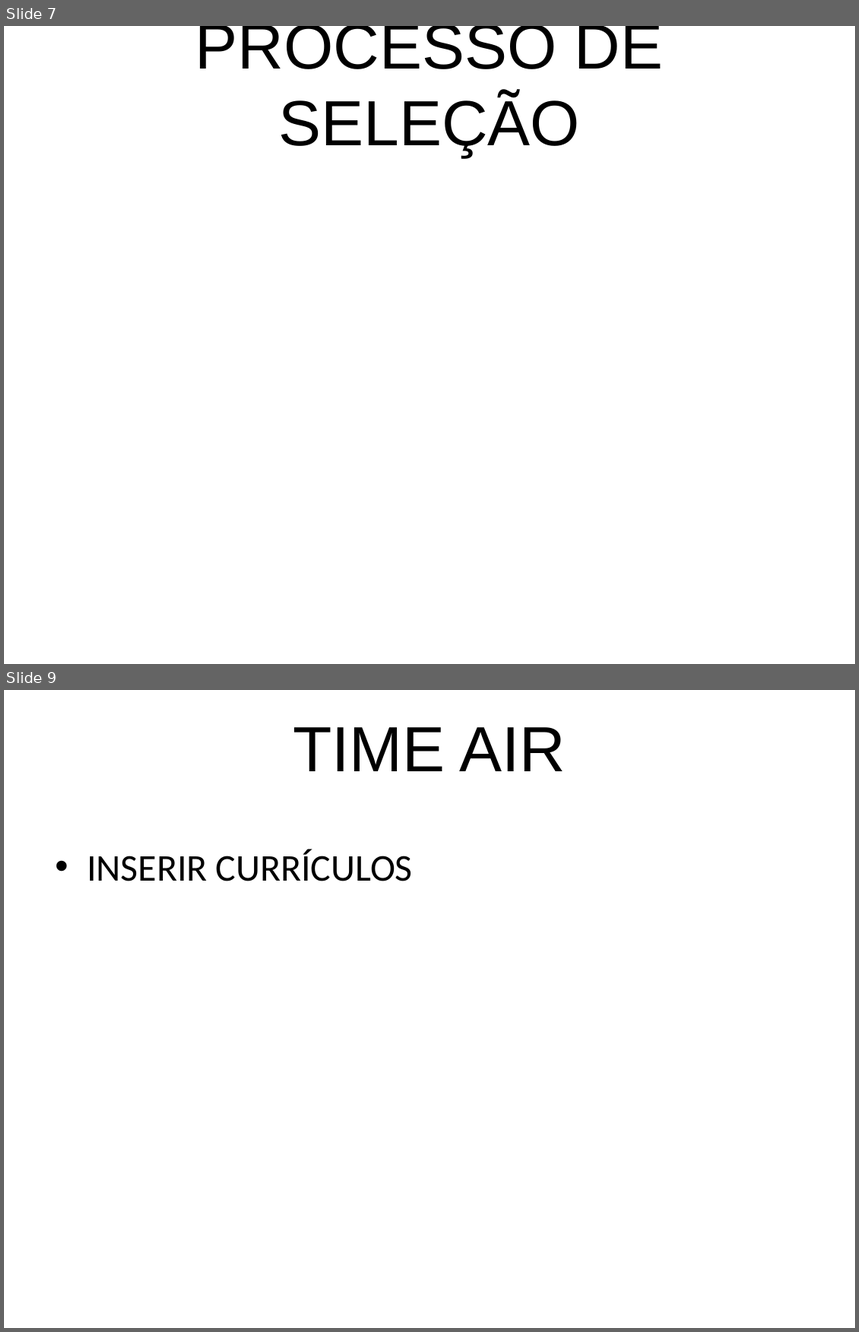
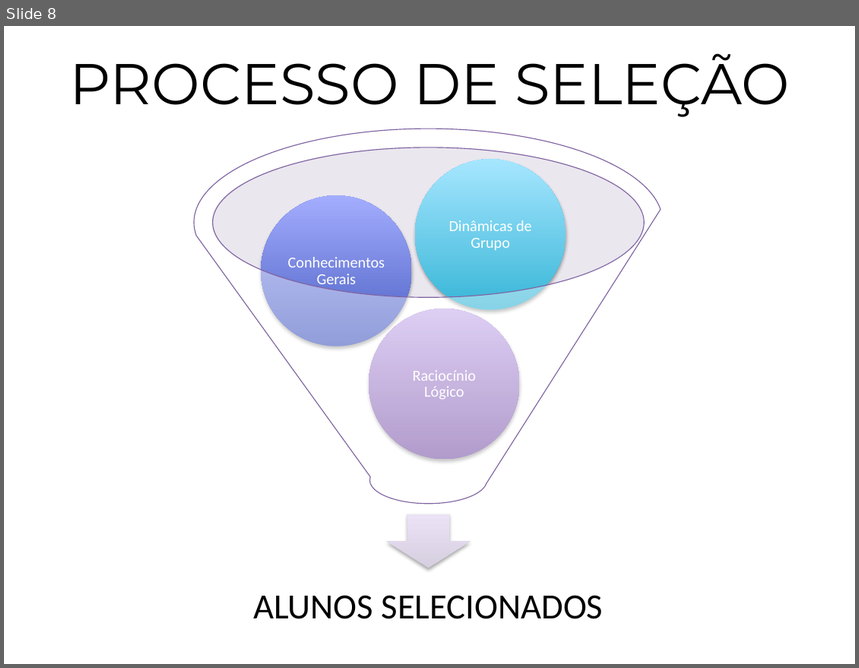
Before and after one commit to sousamaf/Air_steps, a slide deck: doc/Apresentação/1aApresentação Sta Cruz.pptx. Shown one above the other, each under a label of ours: slides 7 and 9 before the commit, slide 8 after it; the slides between them are not shown. The pictures are 859x1332 and 859x668 pixels, drawn with LibreOffice and Linux fonts; fonts in the diff are those of the drawing; background and template pictures are left out. Boxes give left, top, right and bottom in pixels: in the first picture for what was removed or moved away, otherwise in the second. Text is boxed around its words. In the diff, an @@ line names an element or a change of style, - is before the commit and + after.

```diff
--- a/doc/Apresentação/1aApresentação Sta Cruz.pptx
+++ b/doc/Apresentação/1aApresentação Sta Cruz.pptx
@@ slide 9 removed at (x1=4, y1=690, x2=855, y2=1328), background #FFFFFF @@
@@ title removed at (x1=293, y1=727, x2=566, y2=771) @@
-TIME AIR
@@ text removed at (x1=87, y1=850, x2=413, y2=882) @@
-• INSERIR CURRÍCULOS
@@ what was slide 7 is now slide 8 @@
@@ slide 8 changed as well @@
@@ title "PROCESSO DE SELEÇÃO" moved from (x1=196, y1=26, x2=664, y2=157) to (x1=70, y1=53, x2=790, y2=117) @@
@@ title "PROCESSO DE SELEÇÃO" at (x1=70, y1=53, x2=790, y2=117): size 54 to 48.6 pt, font Arial to Montserrat @@
@@ group added at (x1=194, y1=129, x2=663, y2=620): 4 ellipses, 4 texts, 1 down arrow, 1 funnel @@
+ALUNOS SELECIONADOS
+Raciocínio Lógico
+Conhecimentos Gerais
+Dinâmicas de Grupo
```
Also in this commit, not shown: 5 other slides changed, 4 slides added, 2 other slides removed, 16 other files.
